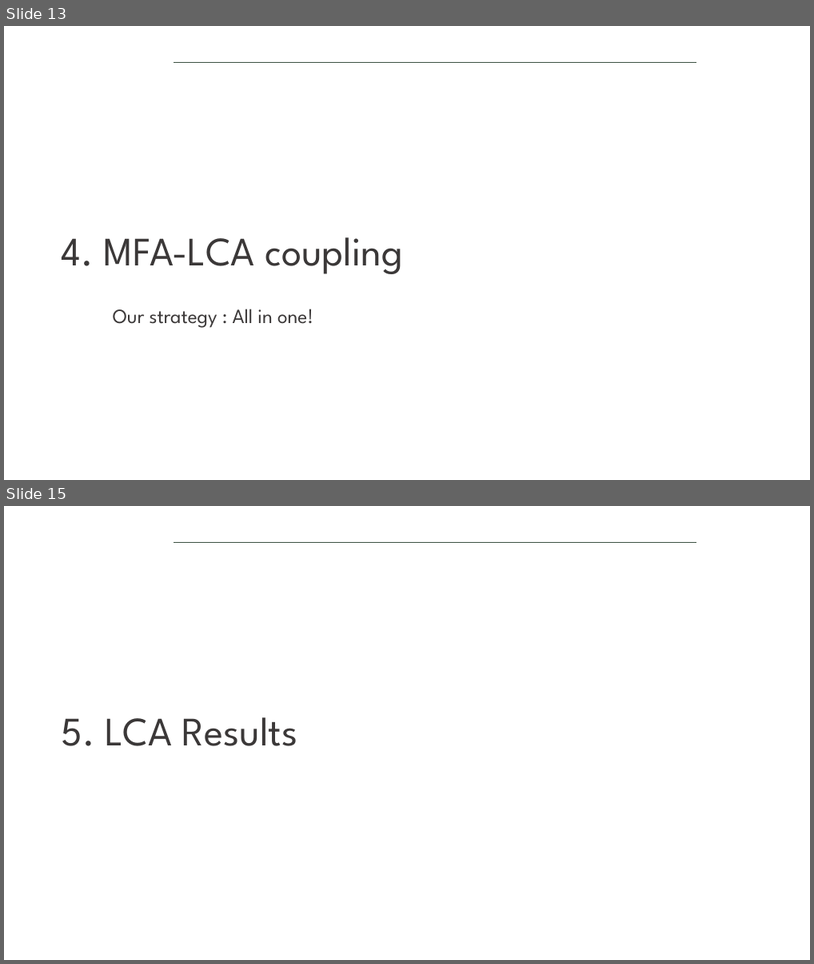
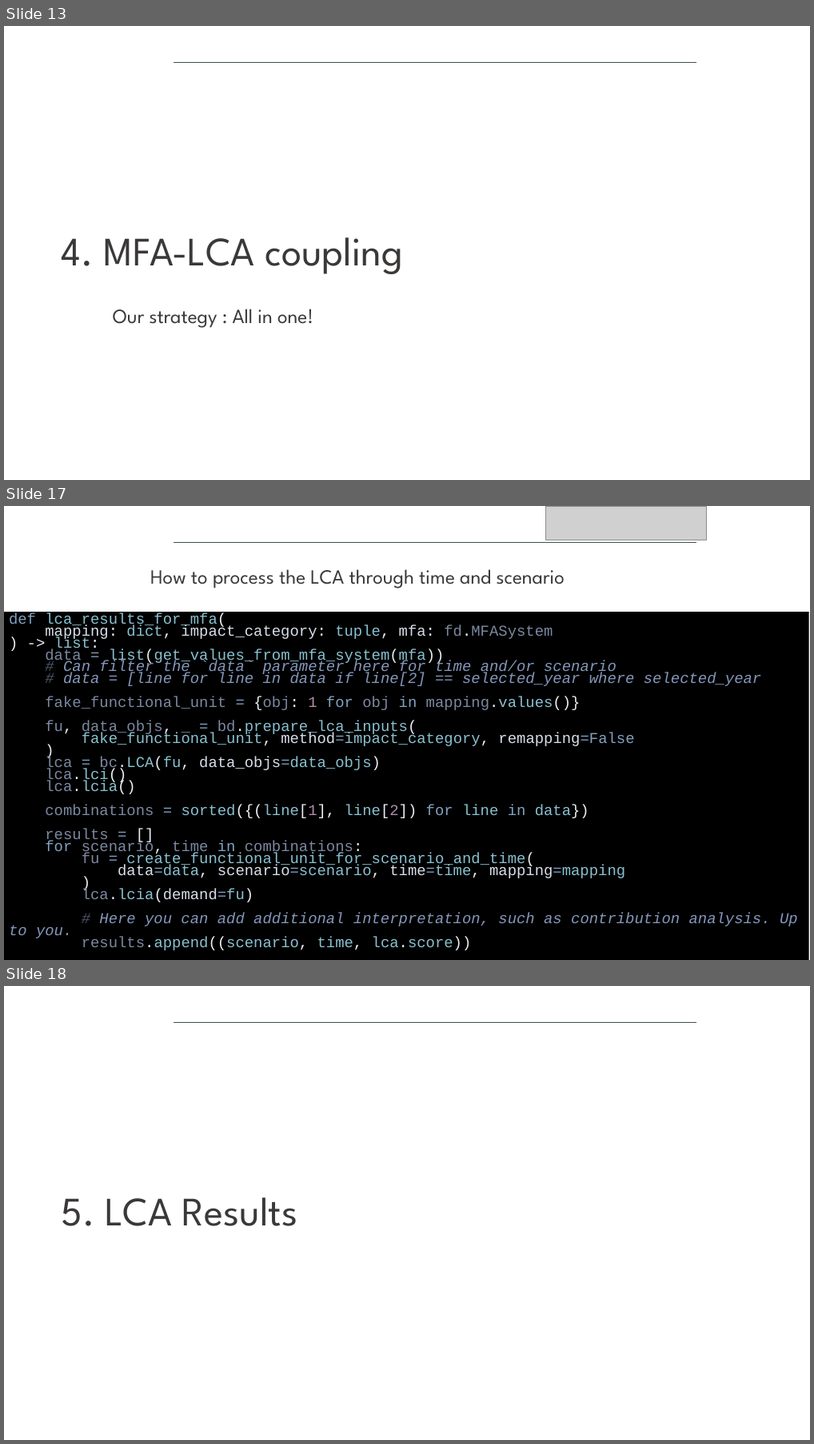
Before and after one commit to isabelapi/PAW_MFA_LCA_2025, a slide deck: presentation/dds_autumn_school_2025_paw_presentation_14-11-2025.pptx. Shown one above the other, each under a label of ours: slides 13 and 15 before the commit, slides 13, 17 and 18 after it; the slides between them are not shown. The pictures are 814x964 and 814x1444 pixels, drawn with LibreOffice and Linux fonts; fonts in the diff are those of the drawing; grey boxes stand for pictures; background and template pictures are left out. Boxes give left, top, right and bottom in pixels: in the first picture for what was removed or moved away, otherwise in the second. Text is boxed around its words. In the diff, an @@ line names an element or a change of style, - is before the commit and + after.

```diff
--- a/presentation/dds_autumn_school_2025_paw_presentation_14-11-2025.pptx
+++ b/presentation/dds_autumn_school_2025_paw_presentation_14-11-2025.pptx
@@ slide 17 added at (4, 506, 810, 960), background #FFFFFF; not listed: 1 template element that a slide beside it also shows @@
@@ picture added at (546, 506, 707, 540) @@
@@ text added at (150, 569, 565, 588), 24 pt, text #3B3838 @@
+How to process the LCA through time and scenario
@@ rectangle added at (4, 612, 809, 960), fill #000000, 18 pt, text #88C0D0 @@
+def lca_results_for_mfa(
+mapping: dict, impact_category: tuple, mfa: fd.MFASystem
+) -> list:
+data = list(get_values_from_mfa_system(mfa))
+# Can filter the `data` parameter here for time and/or scenario
+# data = [line for line in data if line[2] == selected_year where selected_year
+fake_functional_unit = {obj: 1 for obj in mapping.values()}
+fu, data_objs, _ = bd.prepare_lca_inputs(
+fake_functional_unit, method=impact_category, remapping=False
+)
+lca = bc.LCA(fu, data_objs=data_objs)
+lca.lci()
+lca.lcia()
+combinations = sorted({(line[1], line[2]) for line in data})
+results = []
+for scenario, time in combinations:
+fu = create_functional_unit_for_scenario_and_time(
+data=data, scenario=scenario, time=time, mapping=mapping
+)
+lca.lcia(demand=fu)
+# Here you can add additional interpretation, such as contribution analysis. Up to you.
+results.append((scenario, time, lca.score))
+return results
@@ what was slide 15 is now slide 18 @@
```
Also in this commit, not shown: 3 other slides added, 1 slide removed.
